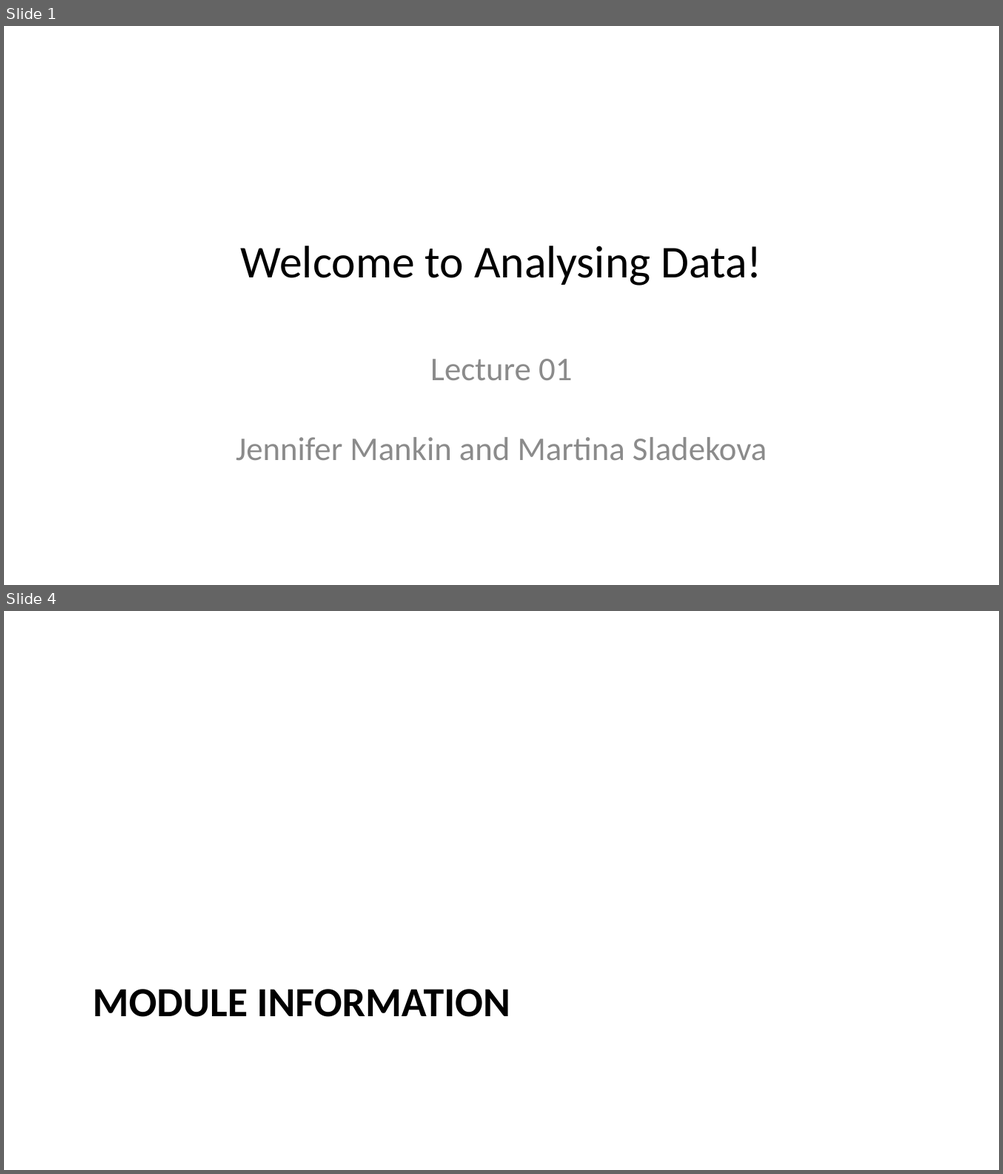
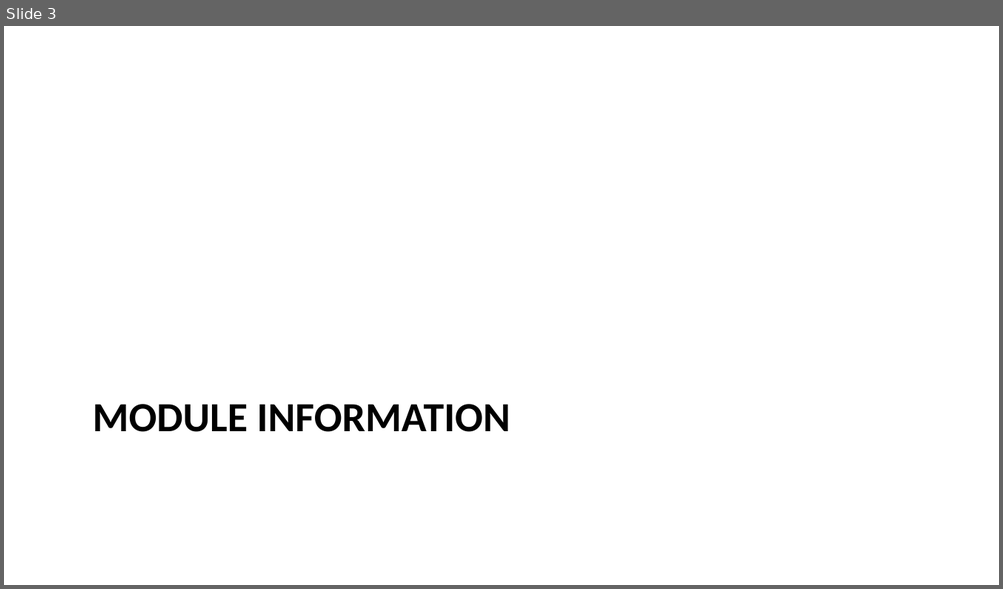
Before and after one commit to SussexPsychMethods/and_lectures, a slide deck: 2024/lecture_01.pptx. Shown one above the other, each under a label of ours: slides 1 and 4 before the commit, slide 3 after it; the slides between them are not shown. The pictures are 1003x1174 and 1003x589 pixels, drawn with LibreOffice and Linux fonts; fonts in the diff are those of the drawing. Boxes give left, top, right and bottom in pixels: in the first picture for what was removed or moved away, otherwise in the second. Text is boxed around its words. In the diff, an @@ line names an element or a change of style, - is before the commit and + after.

```diff
--- a/2024/lecture_01.pptx
+++ b/2024/lecture_01.pptx
@@ slide 1 removed at [4,26,999,585], background #FFFFFF @@
@@ title removed at [241,246,761,286] @@
-Welcome to Analysing Data!
@@ subtitle removed at [236,359,766,460] @@
-Lecture 01
-Jennifer Mankin and Martina Sladekova
@@ what was slide 4 is now slide 3 @@
```
Also in this commit, not shown: 2 slides changed, 1 other file.
